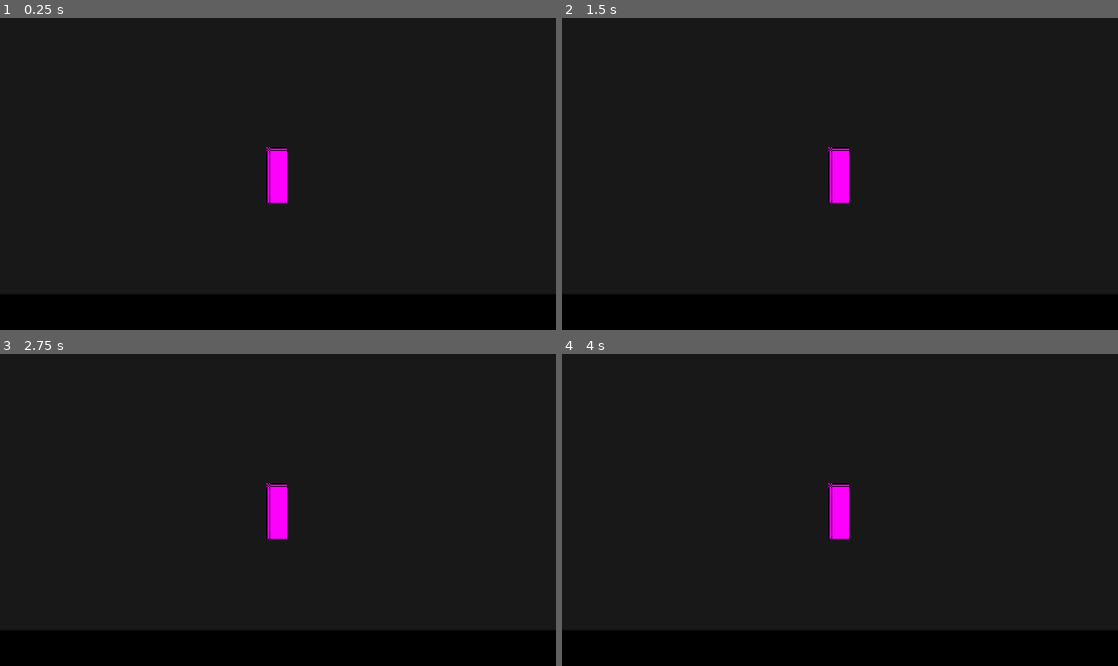
Above: before the commit, frames 1-4 (two rows, left to right).
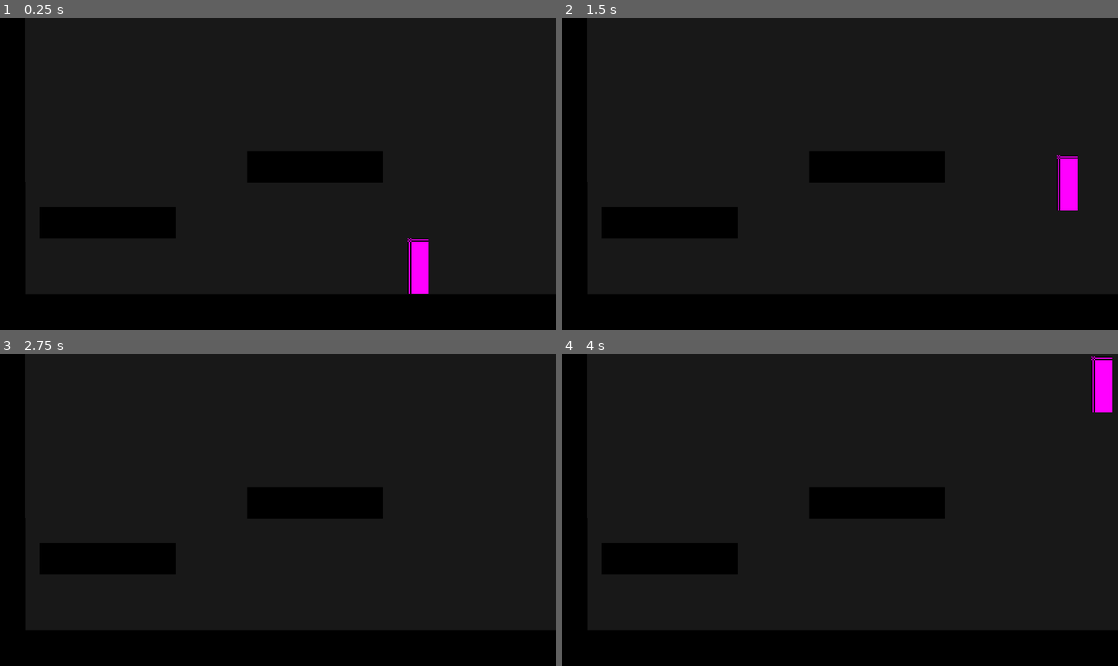
Above: after the commit, the same moments.

Repository: shiz1ee/Metroidvania-neo
Game: Godot game, scene res://playground.tscn
Two runs of this game, one before a commit and one after it. Both use one fixed random seed, a clock stepped at 60 frames per second and the inputs below.
Inputs (mouse positions are in pixels of both pictures, inside the frame that each line leads up to):
- Up to frame 1 (0.25 s): no input
- Up to frame 2 (1.5 s): tap Enter at 0.5 s; move the mouse to (962, 158) at 0.52 s; hold D (right) 0.53-1.28 s; hold Space (jump) 0.53-1.28 s; click (962, 158) at 0.67 s; move the mouse to (728, 189) at 1.27 s; hold Down from 1.28 s (still down); tap Alt at 1.35 s
- Up to frame 3 (2.75 s): tap Space (jump) at 1.52, 1.55, 1.82 s; move the mouse to (333, 441) at 2.02 s; release Down at 2.03 s; hold D (right) from 2.03 s (still down); hold Space (jump) from 2.03 s (still down); tap Shift at 2.1 s
- Up to frame 4 (4 s): move the mouse to (812, 572) at 2.77 s; release D (right) at 2.78 s; release Space (jump) at 2.78 s; hold Up 2.78-3.53 s; tap Space (jump) at 2.85, 3.02, 3.32, 3.5 s; click (812, 572) at 2.92 s; move the mouse to (1006, 556) at 3.52 s; hold A (left) from 3.53 s (still down); hold Space (jump) from 3.53 s (still down); tap Alt at 3.6 s

The runs differ from the first frame. In frame 1, 1.2% of the frame differs, in the area x 47-78%, y 41-89%; in frame 2, 1.2%, in the area x 47-93%, y 41-62%; in frame 3, 0.6%; in frame 4, 1.2%.

Commit message:
added player movement: left , right, jump and a playground for testing

Diff:
--- a/player/scripts/player.gd
+++ b/player/scripts/player.gd
@@ -1 +1,21 @@
-extends CharacterBody2D
+class_name Player extends CharacterBody2D
+
+
+
+
+func _process( _delta: float) -> void:
+	pass
+
+
+
+func _physics_process( _delta: float) -> void:
+	velocity.x = 0
+	if Input.is_action_pressed("left"):
+		velocity.x = -100
+	elif Input.is_action_pressed("right"):
+		velocity.x = 100
+	if Input.is_action_pressed("jump"):
+		velocity.y = -100
+	velocity.y = velocity.y + 9.80 + _delta
+	move_and_slide()
+	pass
--- a/playground.tscn
+++ b/playground.tscn
@@ -12,7 +12,7 @@
 height = 32
 
 [sub_resource type="RectangleShape2D" id="RectangleShape2D_cw3hl"]
-size = Vector2(32, 32)
+size = Vector2(32.183914, 30.879988)
 
 [node name="Playground" type="Node2D" unique_id=306057353]
 
@@ -26,5 +26,41 @@
 [node name="CollisionShape2D" type="CollisionShape2D" parent="Sprite2D/StaticBody2D" unique_id=1164468589]
 shape = SubResource("RectangleShape2D_cw3hl")
 
+[node name="Sprite2D2" type="Sprite2D" parent="." unique_id=1249464131]
+position = Vector2(-0.2488938, 133.86575)
+rotation = -1.5730771
+scale = Vector2(9.39784, 1.375)
+texture = SubResource("GradientTexture2D_chxeh")
+
+[node name="StaticBody2D" type="StaticBody2D" parent="Sprite2D2" unique_id=769619312]
+
+[node name="CollisionShape2D" type="CollisionShape2D" parent="Sprite2D2/StaticBody2D" unique_id=1994769977]
+position = Vector2(-0.06228447, 0.72725976)
+shape = SubResource("RectangleShape2D_cw3hl")
+
+[node name="Sprite2D3" type="Sprite2D" parent="." unique_id=1716306872]
+position = Vector2(93.00003, 176.99998)
+rotation = 3.1415927
+scale = Vector2(3.672007, 0.85227275)
+texture = SubResource("GradientTexture2D_chxeh")
+
+[node name="StaticBody2D" type="StaticBody2D" parent="Sprite2D3" unique_id=1619871504]
+
+[node name="CollisionShape2D" type="CollisionShape2D" parent="Sprite2D3/StaticBody2D" unique_id=966641304]
+position = Vector2(3.4701711e-06, -1.7896295e-05)
+shape = SubResource("RectangleShape2D_cw3hl")
+
+[node name="Sprite2D4" type="Sprite2D" parent="." unique_id=1147360049]
+position = Vector2(272, 129)
+rotation = 3.1415927
+scale = Vector2(3.672007, 0.85227275)
+texture = SubResource("GradientTexture2D_chxeh")
+
+[node name="StaticBody2D" type="StaticBody2D" parent="Sprite2D4" unique_id=1485415089]
+
+[node name="CollisionShape2D" type="CollisionShape2D" parent="Sprite2D4/StaticBody2D" unique_id=307198892]
+position = Vector2(3.4701711e-06, -1.7896295e-05)
+shape = SubResource("RectangleShape2D_cw3hl")
+
 [node name="Player" parent="." unique_id=1580970239 instance=ExtResource("1_rupst")]
-position = Vector2(239, 160)
+position = Vector2(361, 219)
--- a/project.godot
+++ b/project.godot
@@ -34,7 +34,7 @@
 "deadzone": 0.2,
 "events": [Object(InputEventKey,"resource_local_to_scene":false,"resource_name":"","device":-1,"window_id":0,"alt_press …(191 unchanged characters)…
 , Object(InputEventJoypadButton,"resource_local_to_scene":false,"resource_name":"","device":-1,"button_index":13,"pressure":0.0,"pressed":false,"script":null)
-, Object(InputEventJoypadMotion,"resource_local_to_scene":false,"resource_name":"","device":-1,"axis":0,"axis_value":1.0,"script":null)
+, Object(InputEventJoypadMotion,"resource_local_to_scene":false,"resource_name":"","device":-1,"axis":0,"axis_value":-1.0,"script":null)
 ]
 }
 right={
